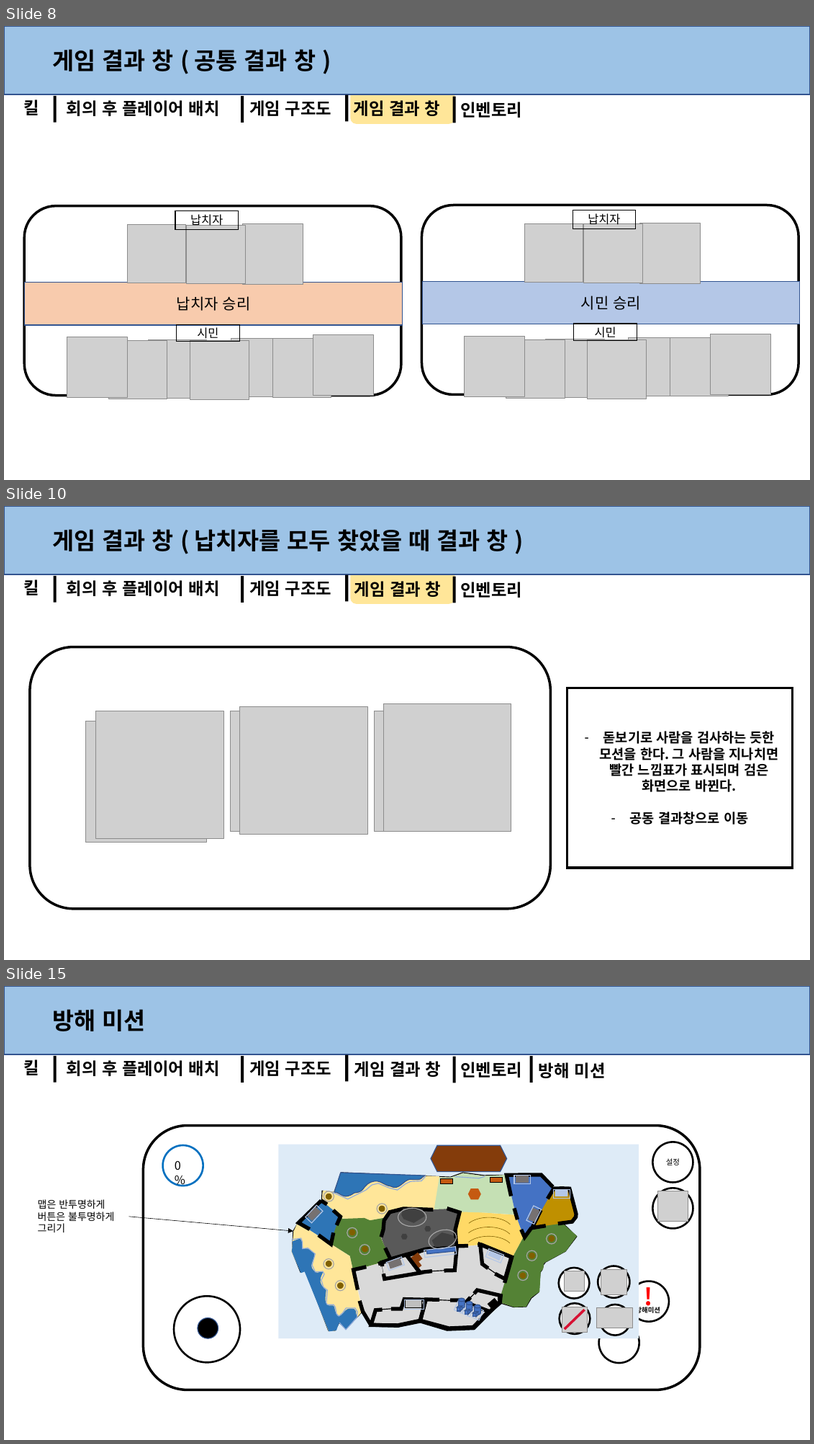
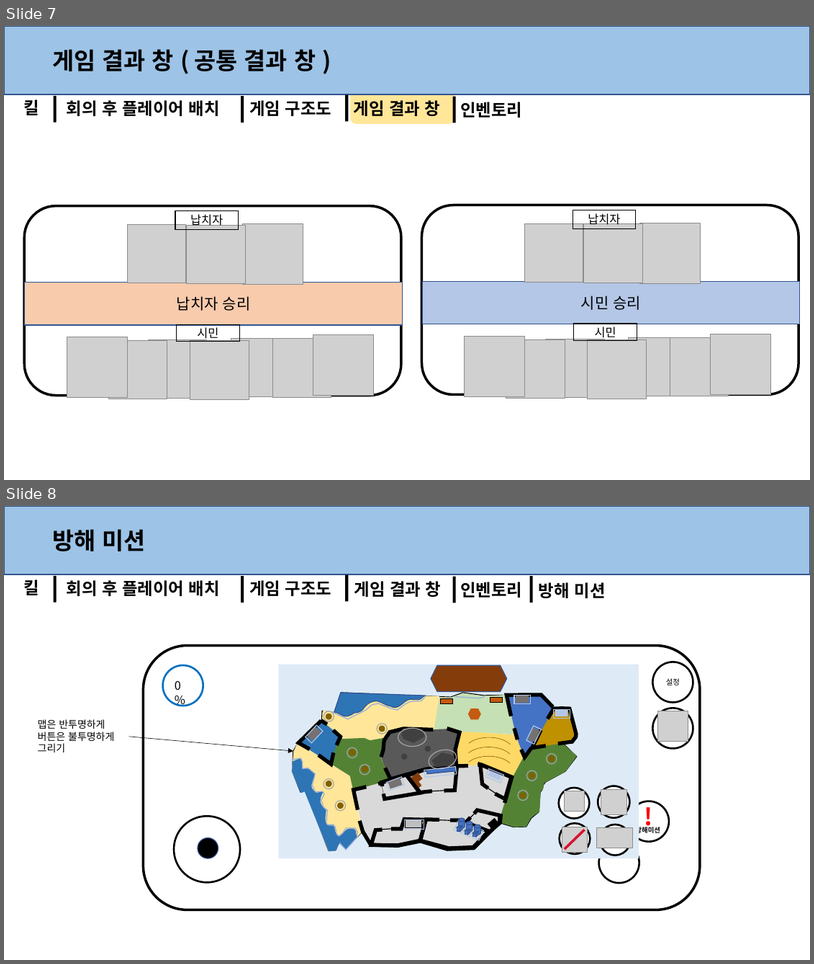
Before and after one commit to anglik0370/EscapeIsland, a slide deck: Document/시스템/시스템.pptx. Shown one above the other, each under a label of ours: slides 8, 10 and 15 before the commit, slides 7 and 8 after it; the slides between them are not shown. The pictures are 814x1444 and 814x964 pixels, drawn with LibreOffice and Linux fonts; fonts in the diff are those of the drawing; grey boxes stand for pictures; background and template pictures are left out. Boxes give left, top, right and bottom in pixels: in the first picture for what was removed or moved away, otherwise in the second. Text is boxed around its words. In the diff, an @@ line names an element or a change of style, - is before the commit and + after.

```diff
--- a/Document/시스템/시스템.pptx
+++ b/Document/시스템/시스템.pptx
@@ slide 10 removed at [4, 506, 810, 960], background #FFFFFF; not listed: 1 template element that a slide beside it also shows @@
@@ rectangle removed at [4, 506, 810, 574] @@
@@ text removed at [53, 529, 509, 551] @@
-게임 결과 창 ( 납치자를 모두 찾았을 때 결과 창 )
@@ rounded rectangle removed at [350, 569, 455, 603] @@
@@ text removed at [23, 579, 39, 595] @@
-킬
@@ rectangle removed at [54, 576, 57, 602] @@
@@ text removed at [67, 580, 220, 596] @@
-회의 후 플레이어 배치
@@ rectangle removed at [241, 576, 244, 602] @@
@@ text removed at [250, 580, 332, 596] @@
-게임 구조도
@@ rectangle removed at [345, 575, 348, 602] @@
@@ text removed at [355, 581, 441, 597] @@
-게임 결과 창
@@ rectangle removed at [453, 576, 456, 602] @@
@@ text removed at [460, 582, 522, 597] @@
-인벤토리
@@ rounded rectangle removed at [30, 646, 550, 908] @@
@@ rectangle removed at [568, 688, 793, 867] @@
-– 돋보기로 사람을 검사하는 듯한 모션을 한다. 그 사람을 지나치면 빨간 느낌표가 표시되며 검은 화면으로 바뀐다.
-– 공동 결과창으로 이동
@@ picture removed at [85, 721, 206, 842] @@
@@ picture removed at [96, 710, 224, 838] @@
@@ picture removed at [230, 710, 350, 831] @@
@@ picture removed at [240, 706, 368, 834] @@
@@ picture removed at [375, 710, 495, 831] @@
@@ picture removed at [384, 704, 512, 831] @@
@@ what was slide 8 is now slide 7 @@
@@ what was slide 15 is now slide 8 @@
```
Also in this commit, not shown: 1 slide changed, 6 other slides removed, 6 other files.
